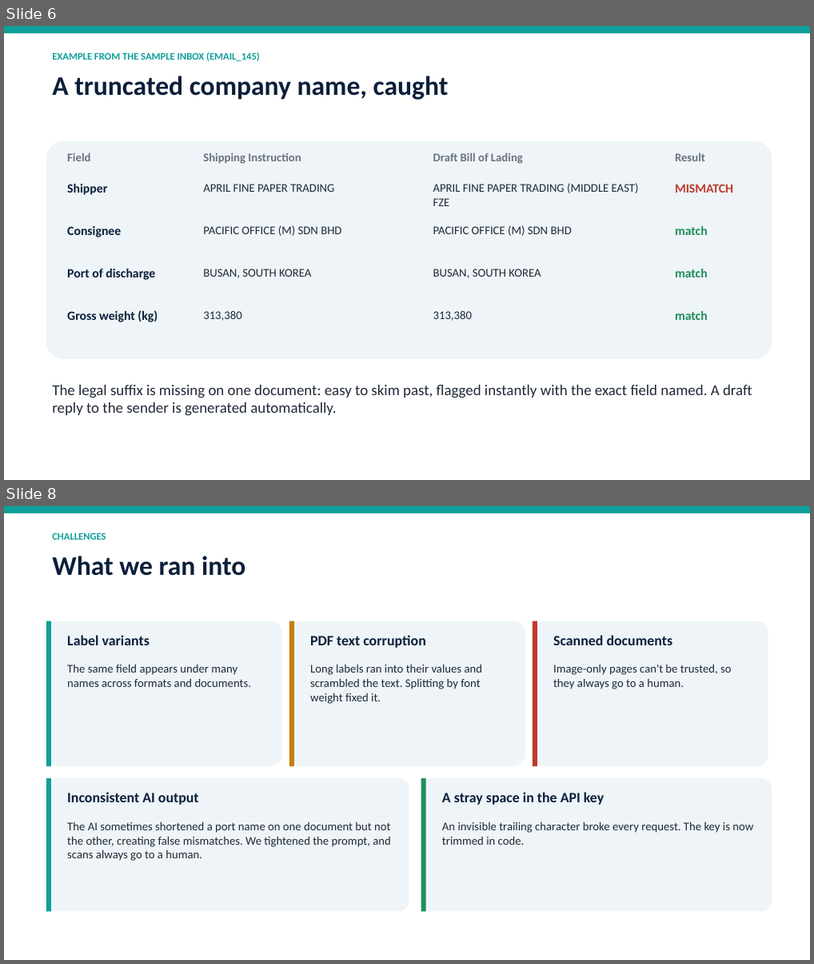
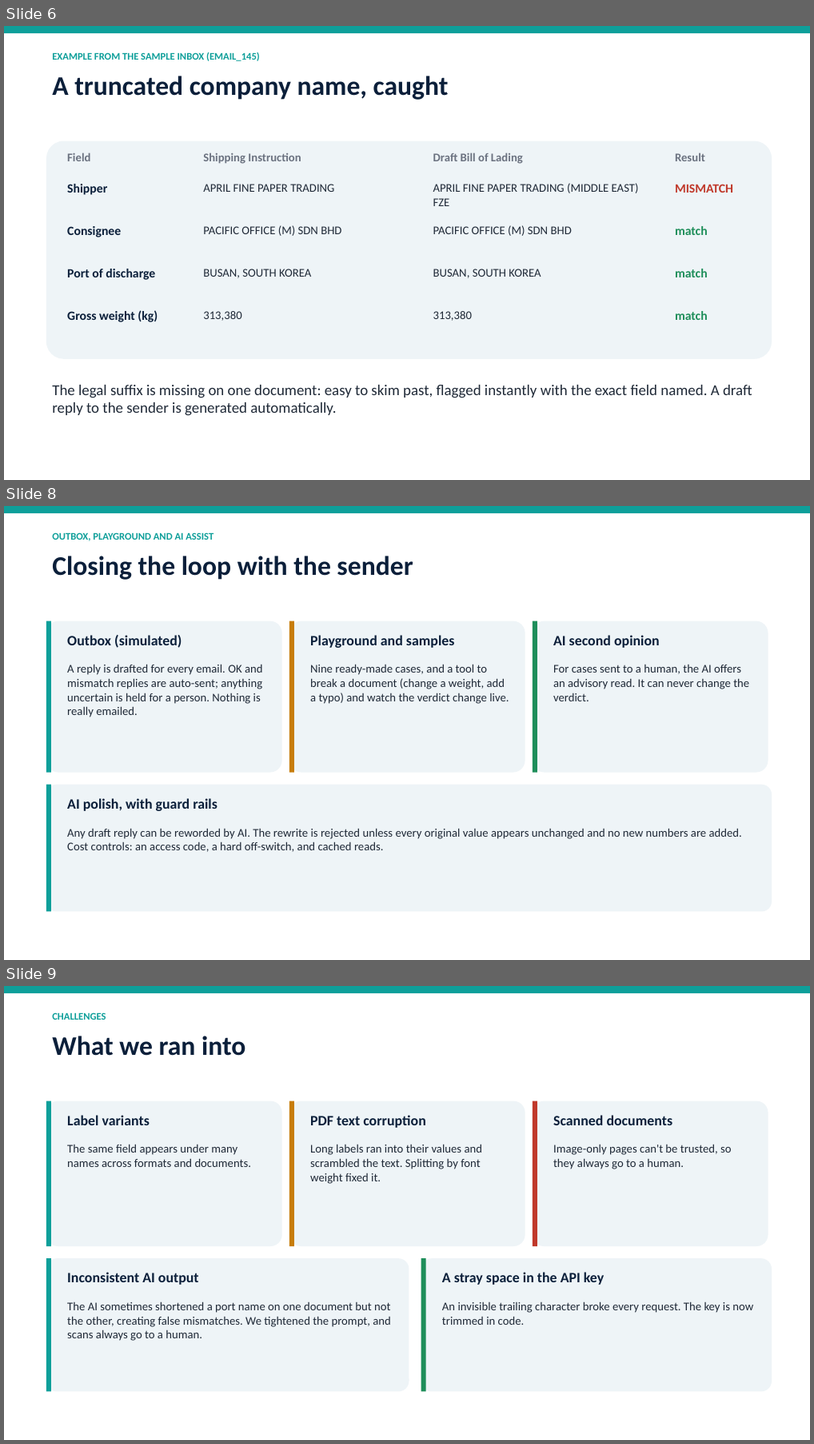
Before and after one commit to BryanWZH/Averis-unemployed-bums, a slide deck: docs/SDOC_slides.pptx. Shown one above the other, each under a label of ours: slides 6 and 8 before the commit, slides 6, 8 and 9 after it; the slides between them are not shown. The pictures are 814x964 and 814x1444 pixels, drawn with LibreOffice and Linux fonts; fonts in the diff are those of the drawing. Boxes give left, top, right and bottom in pixels: in the first picture for what was removed or moved away, otherwise in the second. Text is boxed around its words. In the diff, an @@ line names an element or a change of style, - is before the commit and + after.

```diff
--- a/docs/SDOC_slides.pptx
+++ b/docs/SDOC_slides.pptx
@@ slide 8 added at (x1=4, y1=506, x2=810, y2=960), background #FFFFFF @@
@@ rectangle added at (x1=4, y1=506, x2=810, y2=513), fill #0E9F9A @@
@@ text added at (x1=52, y1=532, x2=214, y2=541), 12 pt, text #0E9F9A, bold @@
+OUTBOX, PLAYGROUND AND AI ASSIST
@@ text added at (x1=52, y1=556, x2=413, y2=580), 32 pt, text #0B1F3A, bold @@
+Closing the loop with the sender
@@ rounded rectangle added at (x1=46, y1=621, x2=282, y2=772), fill #EEF4F7 @@
@@ rectangle added at (x1=46, y1=621, x2=51, y2=772), fill #0E9F9A @@
@@ rounded rectangle added at (x1=290, y1=621, x2=526, y2=772), fill #EEF4F7 @@
@@ rectangle added at (x1=290, y1=621, x2=294, y2=772), fill #C77D0A @@
@@ rounded rectangle added at (x1=533, y1=621, x2=769, y2=772), fill #EEF4F7 @@
@@ rectangle added at (x1=533, y1=621, x2=538, y2=772), fill #1E8E5A @@
@@ text added at (x1=67, y1=635, x2=182, y2=648), 17 pt, text #0B1F3A, bold @@
+Outbox (simulated)
@@ text added at (x1=310, y1=635, x2=455, y2=648), 17 pt, text #0B1F3A, bold @@
+Playground and samples
@@ text added at (x1=554, y1=635, x2=660, y2=648), 17 pt, text #0B1F3A, bold @@
+AI second opinion
@@ text added at (x1=67, y1=664, x2=262, y2=717), 14 pt, text #1F2937 @@
+A reply is drafted for every email. OK and mismatch replies are auto-sent; anything uncertain is held for a person. Nothing is really emailed.
@@ text added at (x1=310, y1=664, x2=509, y2=704), 14 pt, text #1F2937 @@
+Nine ready-made cases, and a tool to break a document (change a weight, add a typo) and watch the verdict change live.
@@ text added at (x1=554, y1=664, x2=750, y2=701), 14 pt, text #1F2937 @@
+For cases sent to a human, the AI offers an advisory read. It can never change the verdict.
@@ rounded rectangle added at (x1=46, y1=784, x2=772, y2=912), fill #EEF4F7 @@
@@ rectangle added at (x1=46, y1=784, x2=51, y2=912), fill #0E9F9A @@
@@ text added at (x1=67, y1=798, x2=218, y2=811), 17 pt, text #0B1F3A, bold @@
+AI polish, with guard rails
@@ text added at (x1=67, y1=828, x2=742, y2=852), 14 pt, text #1F2937 @@
+Any draft reply can be reworded by AI. The rewrite is rejected unless every original value appears unchanged and no new numbers are added. Cost controls: an access code, a hard off-switch, and cached reads.
@@ what was slide 8 is now slide 9 @@
```
Also in this commit, not shown: 4 slides changed, 2 other files.
